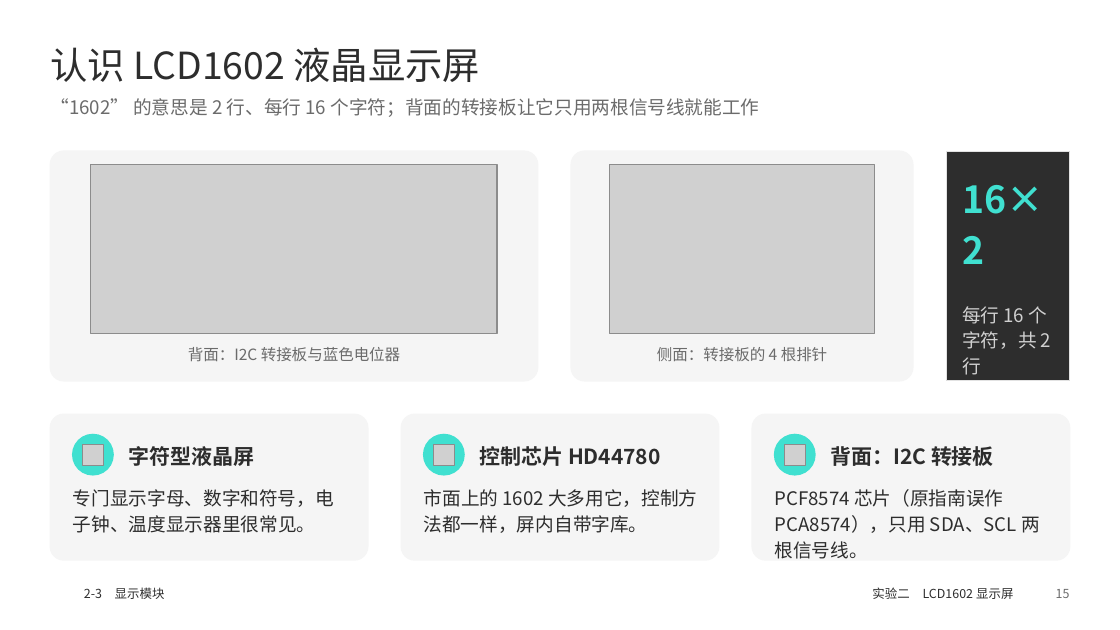
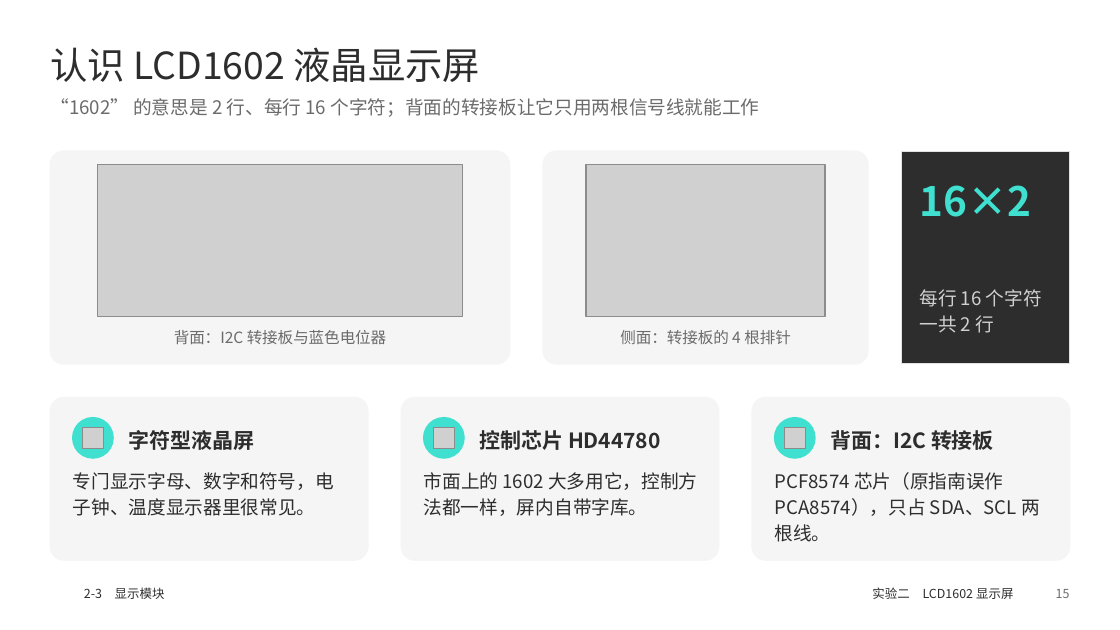
Before and after one commit to memoryzm214/Ericzm214, a slide deck: slide 15 of arduino-ppt/output/2-3_WS2812灯环_LCD1602.pptx. Drawn at 1120x630 pixels with LibreOffice and Linux fonts; fonts in the diff are those of the drawing; grey boxes stand for pictures; background and template pictures are left out. Boxes give left, top, right and bottom in pixels: in the first picture for what was removed or moved away, otherwise in the second. Text is boxed around its words. In the diff, an @@ line names an element or a change of style, - is before the commit and + after.

```diff
--- a/arduino-ppt/output/2-3_WS2812灯环_LCD1602.pptx
+++ b/arduino-ppt/output/2-3_WS2812灯环_LCD1602.pptx
@@ rounded rectangle: place and size @@
-rounded rectangle at (50,151,538,381)
+rounded rectangle at (50,151,510,364)
@@ picture: place and size @@
-picture at (91,165,497,334)
+picture at (97,165,464,317)
@@ proportions changed in 5 elements at (50,398,367,560), (401,398,718,560), (753,398,1070,560), (50,151,510,364), (543,151,868,364) @@
@@ rounded rectangle: place and size @@
-rounded rectangle at (571,151,913,381)
+rounded rectangle at (543,151,868,364)
@@ picture: place and size @@
-picture at (609,165,875,334)
+picture at (586,165,824,317)
@@ rectangle: place and size @@
-rectangle at (946,151,1070,381)
+rectangle at (902,151,1070,364)
@@ text "16×2": place and size @@
-text "16×2" at (962,185,1043,264)
+text "16×2" at (919,185,1031,217)
@@ text "16×2" at (919,185,1031,217): size 24 to 26 pt @@
@@ text at (919,289,1042,333): text changed @@
-每行 16 个
-字符，共 2 行
+每行 16 个字符
+一共 2 行
@@ text "背面：I2C 转接板与蓝色电位器": place and size @@
-text "背面：I2C 转接板与蓝色电位器" at (188,347,400,361)
+text "背面：I2C 转接板与蓝色电位器" at (174,330,386,344)
@@ text "侧面：转接板的 4 根排针": place and size @@
-text "侧面：转接板的 4 根排针" at (657,347,828,361)
+text "侧面：转接板的 4 根排针" at (620,330,791,344)
@@ rounded rectangle: place and size @@
-rounded rectangle at (50,414,367,560)
+rounded rectangle at (50,398,367,560)
@@ rounded rectangle: place and size @@
-rounded rectangle at (401,414,718,560)
+rounded rectangle at (401,398,718,560)
@@ rounded rectangle: place and size @@
-rounded rectangle at (753,414,1070,560)
+rounded rectangle at (753,398,1070,560)
@@ 3 pictures, 3 texts, 3 ellipses: place and size @@
-3 pictures, 3 texts, 3 ellipses at (73,435,994,475)
+3 pictures, 3 texts, 3 ellipses at (73,418,994,458)
@@ text "专门显示字母、数字和符号，电子钟、温度显示器里很常见。": place and size @@
-text "专门显示字母、数字和符号，电子钟、温度显示器里很常见。" at (73,489,334,533)
+text "专门显示字母、数字和符号，电子钟、温度显示器里很常见。" at (73,472,334,516)
@@ text "市面上的 1602 大多用它，控制方法都一样，屏内自带字库。": place and size @@
-text "市面上的 1602 大多用它，控制方法都一样，屏内自带字库。" at (424,489,697,533)
+text "市面上的 1602 大多用它，控制方法都一样，屏内自带字库。" at (424,472,697,516)
@@ text at (775,472,1040,542): text changed @@
-PCF8574 芯片（原指南误作 PCA8574），只用 SDA、SCL 两根信号线。
+PCF8574 芯片（原指南误作 PCA8574），只占 SDA、SCL 两根线。
```
Also in this commit, not shown: 20 other slides changed, 3 other files.
